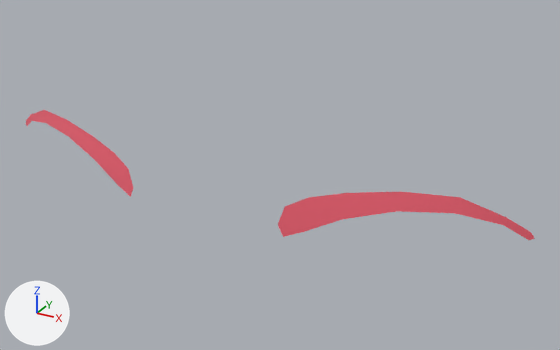
The glTF model assets/models/eyebrows_style-3-pink.glb: old version first, new version second.
The view is the same before and after, from a 50 mm lens placed at (0.175, -0.461, 0.822), pointed at (0.023, -0.185, 0.684). Lighting does not change. The marker at lower left points along +X, +Y and +Z.

Script lines for the objects in view, before the commit:
```python
me_plane_101 = bpy.data.meshes.new('Plane.101')
me_plane_101.from_pydata(...)  # 42 vertices, 48 faces; spans x -0.133..0.133, y -0.213..-0.183, z 0.671..0.696
me_plane_101.materials.append(mat_eyebrows_pink)  # red #ff697b
ob_retopo_eyebrows = bpy.data.objects.new('retopo_eyebrows', me_plane_101)
ob_retopo_eyebrows.location = (0.0, 0.0, 0.0)
```
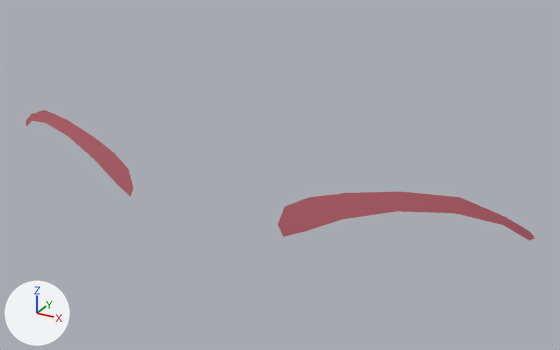
Location of each change, (x1, y1, x2, y2) in pixels of the pictures (560 x 350 px):
'retopo_eyebrows', recoloured (red to brown)
    both: (26, 110, 535, 240)

Edits to the bpy script that builds the scene:
```text
Add img_eyebrows_diffuse_128:
    img_eyebrows_diffuse_128 = load_image('eyebrows_diffuse_128', '_unpacked/eyebrows_diffuse_128', 128, 128, 'sRGB')
Add mat_eyebrows_colorize:
    mat_eyebrows_colorize = bpy.data.materials.new('eyebrows_colorize')
    # colours: pink #ff8c9a
    # uses the picture img_eyebrows_diffuse_128
Change me_plane_101:
    where me_plane_101.from_pydata(...)  # 42 vertices, 48 faces; spans x -0.133..0.133, y -0.213..-0.183, z 0.671..0.696
    remove me_plane_101.materials.append(mat_eyebrows_pink)  # red #ff697b
    add me_plane_101.materials.append(mat_eyebrows_colorize)
```
